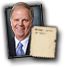
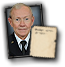
Layer changes from the first 65x67 image to the second:
added layer "image-removebg-preview - 2025-12-17T125142.637" in group "Group 1" over [6, 2, 35, 57]
hid "image-removebg-preview - 2025-12-16T093740.931" over [6, 2, 35, 57]
